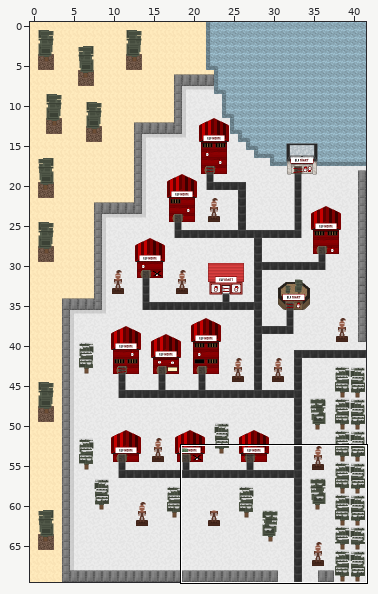
Two states of a Tiled map, map-dev/maps/tumble_woods_oop.tmx. Above, an overview of the earlier version with the close-up marked.
Close-up. First the earlier version:
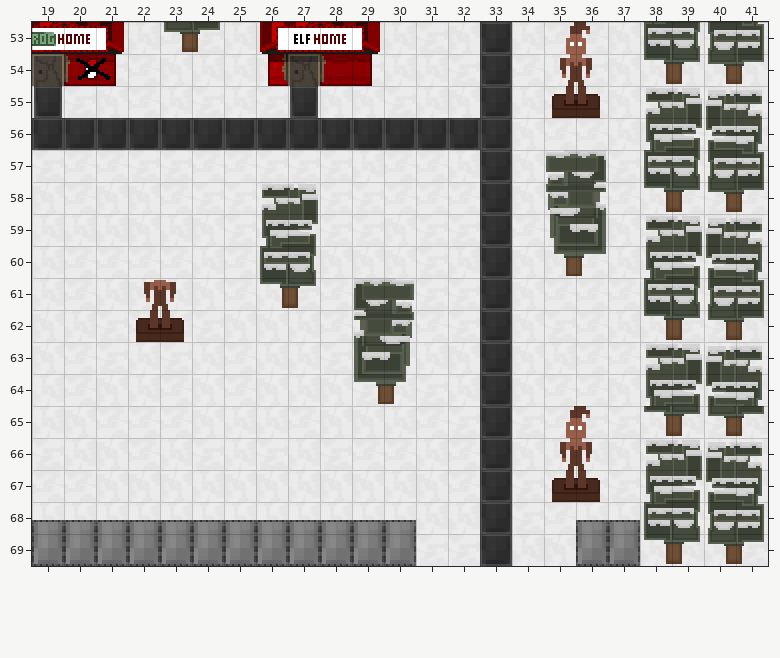
Cells are 16x16 px. Shown: x 19..41, y 53..69. The commit also changed other parts of the map, which this record leaves out.
The same view after the edit:
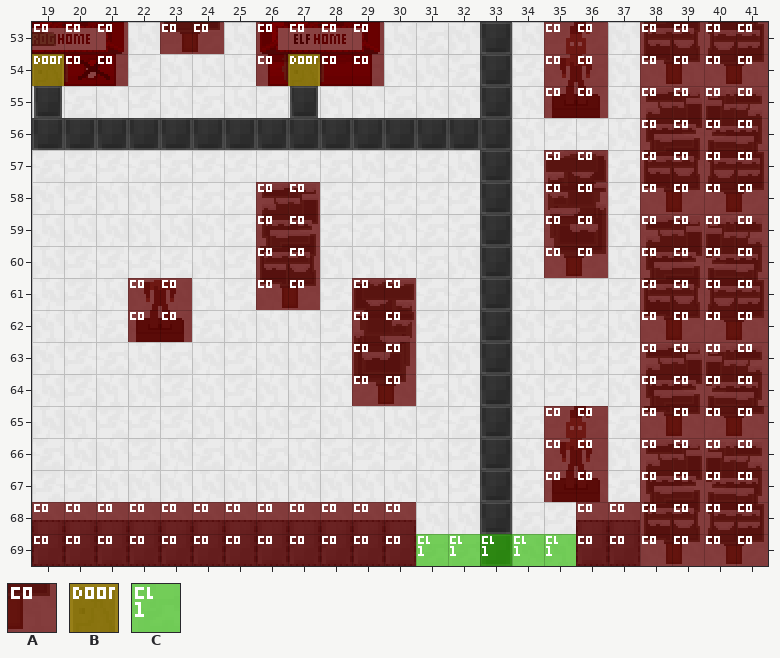
Key: from "collision-tileset": A 1, B 2, C 3.
_ is an empty cell, . an unchanged one.
Tiles of an added or newly shown layer are drawn over the layers below it.
See-through tiles are keyed as they look on the map.
The exact change:
--- layer "Collision" (now shown)
@@ x 19..41 @@
-53 ___.__.____.....__.____
-54 ___....____.....__.____
-55 ................__.____
-56 ...................____
-57 ................__.____
-58 .......__.......__.____
-59 .......__.......__.____
-60 .......__.......__.____
-61 ...__..__.__.......____
-62 ...__.....__.......____
-63 ..........__.......____
-64 ..........__.......____
-65 ................__.____
-66 ................__.____
-67 ................__.____
-68 ____________.....______
-69 _______________________
+53 AAA.AA.AAAA.....AA.AAAA
+54 BAA....ABAA.....AA.AAAA
+55 ................AA.AAAA
+56 ...................AAAA
+57 ................AA.AAAA
+58 .......AA.......AA.AAAA
+59 .......AA.......AA.AAAA
+60 .......AA.......AA.AAAA
+61 ...AA..AA.AA.......AAAA
+62 ...AA.....AA.......AAAA
+63 ..........AA.......AAAA
+64 ..........AA.......AAAA
+65 ................AA.AAAA
+66 ................AA.AAAA
+67 ................AA.AAAA
+68 AAAAAAAAAAAA.....AAAAAA
+69 AAAAAAAAAAAACCCCCAAAAAA
Boxes around the changes in both close-ups, in picture pixels (x1, y1, x2, y2):
added: (32, 22, 768, 566)
